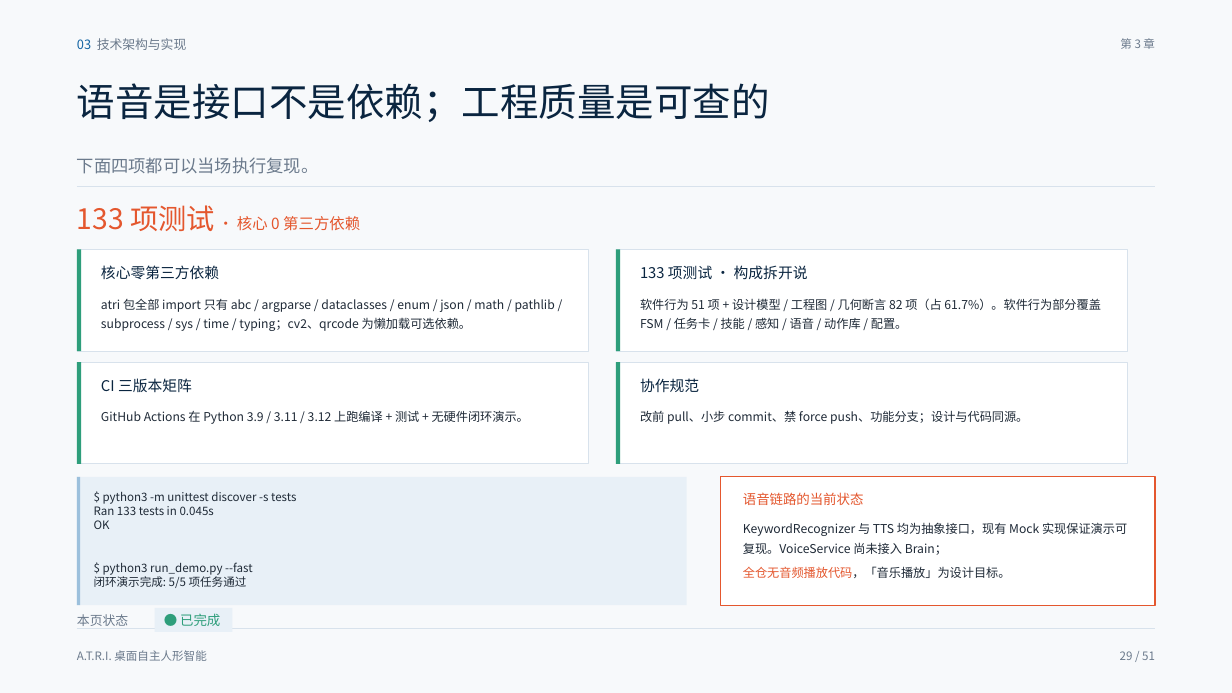
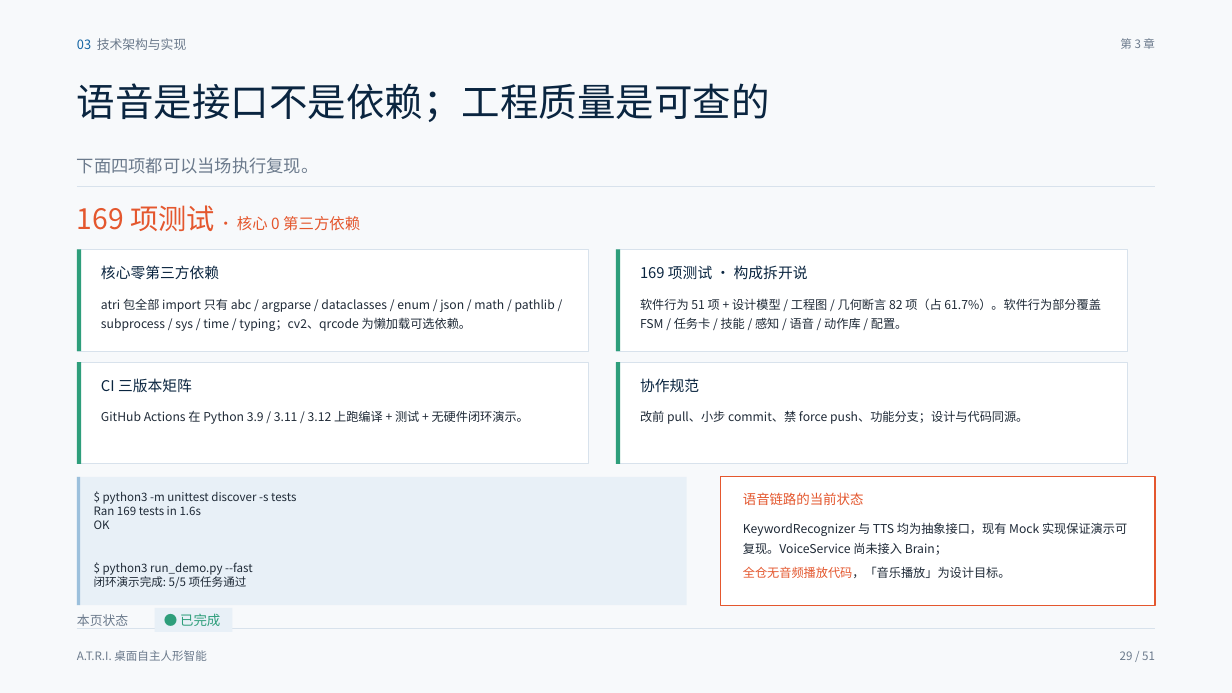
Before and after one commit to HPIline/ATRI, a slide deck: slide 29 of ppt/out/ATRI-答辩PPT-定稿.pptx. Drawn at 1232x693 pixels with LibreOffice and Linux fonts; fonts in the diff are those of the drawing. Boxes give left, top, right and bottom in pixels: in the first picture for what was removed or moved away, otherwise in the second. Text is boxed around its words. In the diff, an @@ line names an element or a change of style, - is before the commit and + after.

```diff
--- a/ppt/out/ATRI-答辩PPT-定稿.pptx
+++ b/ppt/out/ATRI-答辩PPT-定稿.pptx
@@ text at [77,205,360,231]: text changed @@
-133 项测试 · 核心 0 第三方依赖
+169 项测试 · 核心 0 第三方依赖
@@ text at [640,265,808,280]: text changed @@
-133 项测试 · 构成拆开说
+169 项测试 · 构成拆开说
@@ text at [94,503,201,515]: text changed @@
-Ran 133 tests in 0.045s
+Ran 169 tests in 1.6s
```
Also in this commit, not shown: 11 other slides changed, 20 other files.
